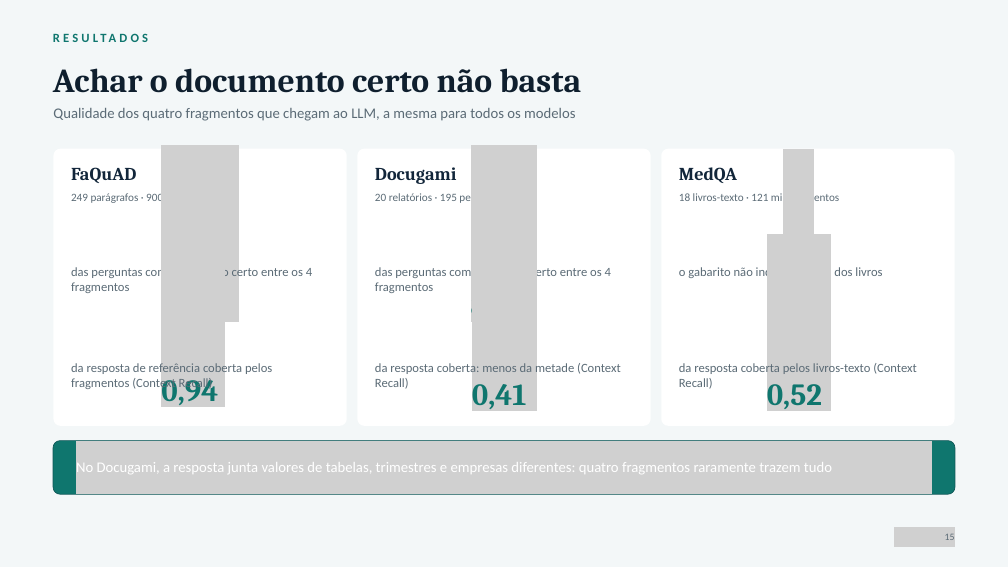
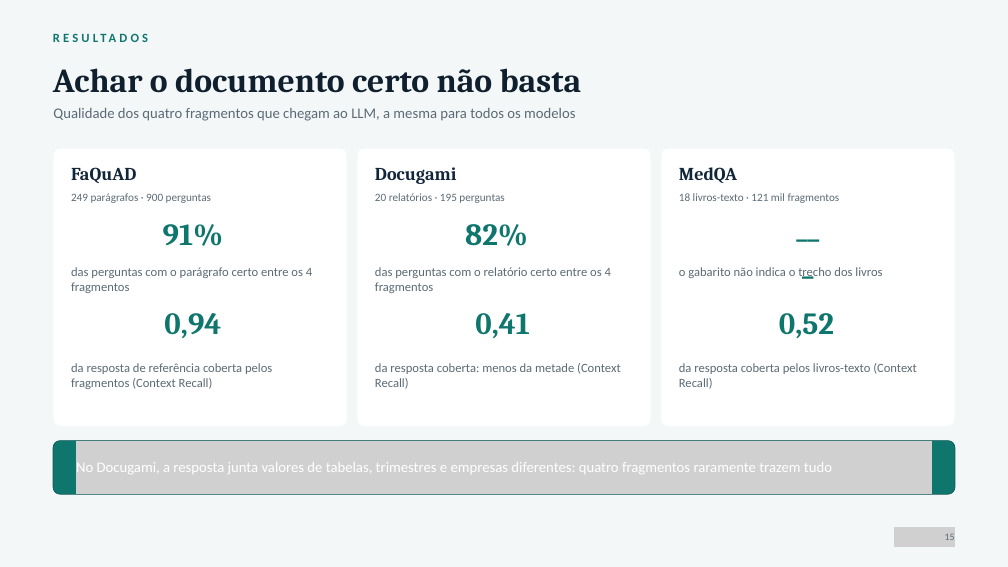
Before and after one commit to RyanMazzeu/TCC, a slide deck: slide 23 of Slide de Apresentação/Slide TCC .pptx. Drawn at 1008x567 pixels with LibreOffice and Linux fonts; fonts in the diff are those of the drawing; grey boxes stand for pictures. Boxes give left, top, right and bottom in pixels: in the first picture for what was removed or moved away, otherwise in the second. Text is boxed around its words. In the diff, an @@ line names an element or a change of style, - is before the commit and + after.

```diff
--- a/Slide de Apresentação/Slide TCC .pptx
+++ b/Slide de Apresentação/Slide TCC .pptx
@@ picture removed at (x1=161, y1=145, x2=238, y2=323) @@
@@ picture removed at (x1=471, y1=145, x2=537, y2=323) @@
@@ picture removed at (x1=784, y1=149, x2=814, y2=327) @@
@@ text at (x1=791, y1=208, x2=825, y2=245): text changed @@
-—
+___
@@ text "___" at (x1=791, y1=208, x2=825, y2=245): vertical alignment bottom to top @@
@@ picture removed at (x1=161, y1=229, x2=224, y2=407) @@
@@ text added at (x1=163, y1=224, x2=224, y2=246), 44 pt, text #0F766E, bold @@
+91%
@@ text "82%" moved from (x1=471, y1=309, x2=534, y2=323) to (x1=465, y1=224, x2=528, y2=246) @@
@@ picture removed at (x1=472, y1=233, x2=537, y2=411) @@
@@ picture removed at (x1=767, y1=233, x2=831, y2=411) @@
@@ text "0,94" moved from (x1=161, y1=378, x2=218, y2=408) to (x1=164, y1=313, x2=221, y2=338) @@
@@ text "0,41" moved from (x1=472, y1=384, x2=527, y2=412) to (x1=475, y1=313, x2=530, y2=338) @@
@@ alignment left to centre; vertical alignment bottom to top in 4 elements at (x1=465, y1=224, x2=528, y2=246), (x1=475, y1=313, x2=530, y2=338), (x1=164, y1=313, x2=221, y2=338), (x1=779, y1=313, x2=834, y2=338) @@
@@ text "0,52" moved from (x1=767, y1=384, x2=822, y2=412) to (x1=779, y1=313, x2=834, y2=338) @@
```
Also in this commit, not shown: 12 other slides changed, 1 other file.
